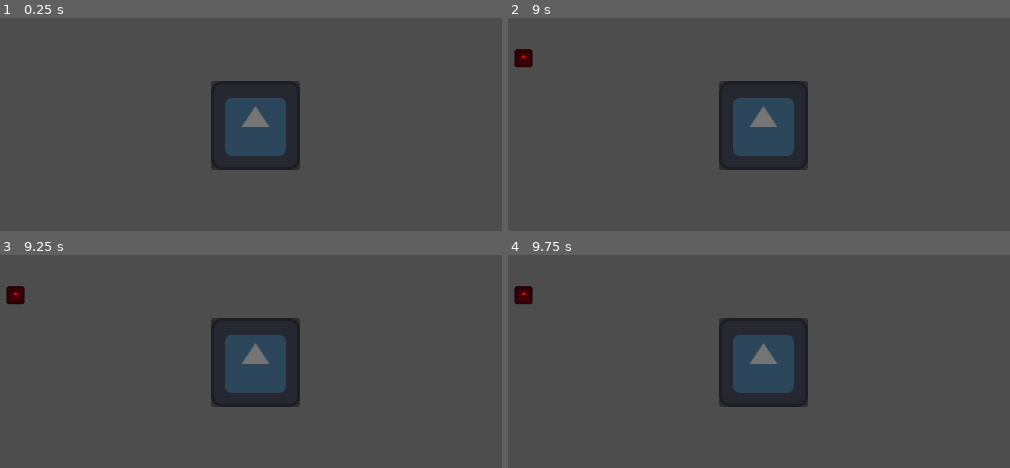
Above: before the commit, frames 1-4 (two rows, left to right).
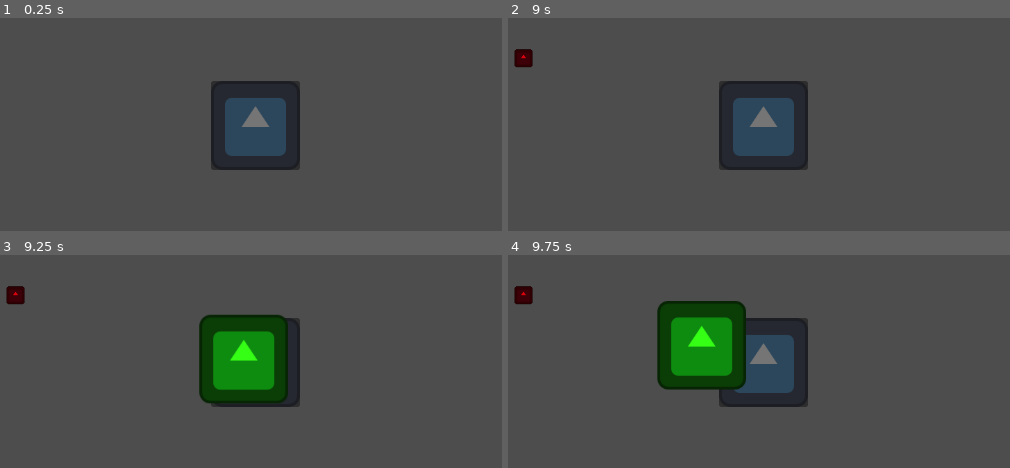
Above: after the commit, the same moments.

Repository: phillipswanepoel/rally
Game: Godot game, scene res://Spawner.tscn
Two runs of this game, one before a commit and one after it. Both use one fixed random seed, a clock stepped at 60 frames per second and the inputs below. This scene is started directly instead of the project's main scene. The engine's default icon, where the game draws it, is replaced by a stand-in: a white triangle on a blue panel in a dark square.
Inputs (mouse positions are in pixels of both pictures, inside the frame that each line leads up to):
- Up to frame 1 (0.25 s): no input
- Up to frame 2 (9 s): click (764, 124) at 0.5 s; click (764, 124) at 1.25 s; click (764, 124) at 2 s; tap Enter at 2.75, 4.25, 5.75 s; move the mouse to (939, 103) at 2.77 s; press the mouse at (939, 103) at 2.78 s; tap Space at 3.5, 5, 6.5 s; move the mouse to (603, 147) at 3.52 s; release the mouse at (603, 147) at 3.53 s; click (603, 147) at 3.6 s; move the mouse to (844, 26) at 4.27 s; press the mouse at (844, 26) at 4.28 s; move the mouse to (723, 216) at 5.02 s; release the mouse at (723, 216) at 5.03 s; click (723, 216) at 5.1 s; move the mouse to (1004, 192) at 5.77 s; press the mouse at (1004, 192) at 5.78 s; move the mouse to (523, 58) at 6.52 s; release the mouse at (523, 58) at 6.53 s; click (523, 58) at 6.6 s; move the mouse to (804, 124) at 7.27 s; press the mouse at (804, 124) at 7.28 s; move the mouse to (outside the picture) at 8.02 s; release the mouse at (outside the picture) at 8.03 s; click (outside the picture) at 8.1 s; move the mouse to (939, 103) at 8.77 s; press the mouse at (939, 103) at 8.78 s
- Up to frame 3 (9.25 s): no input
- Up to frame 4 (9.75 s): move the mouse to (603, 384) at 9.52 s; release the mouse at (603, 384) at 9.53 s; click (603, 384) at 9.6 s

Frames 1-2 are identical in both runs. In frame 3, 7.2% of the frame differs, in the area x 39-58%, y 28-70%; in frame 4, 7.3%, in the area x 29-48%, y 21-64%.

Commit message:
mobs and spawner

Diff:
--- a/Mob.tscn
+++ b/Mob.tscn
@@ -1,3 +1,11 @@
 [gd_scene format=3 uid="uid://p7rwiehfxqxn"]
 
+[ext_resource type="Texture2D" uid="uid://ct078edwe36bi" path="res://icon.svg" id="1_584jx"]
+[ext_resource type="Script" uid="uid://dbr4qqdtgp1tp" path="res://mob.gd" id="1_r6b5h"]
+
 [node name="Mob" type="Node2D" unique_id=1369015231]
+script = ExtResource("1_r6b5h")
+
+[node name="Sprite2D" type="Sprite2D" parent="." unique_id=32278257]
+modulate = Color(0.20392157, 1, 0.08235294, 1)
+texture = ExtResource("1_584jx")
--- a/Spawner.tscn
+++ b/Spawner.tscn
@@ -3,15 +3,14 @@
 [ext_resource type="Script" uid="uid://y4tr3yvjp7qi" path="res://spawner.gd" id="1_mimr8"]
 [ext_resource type="Texture2D" uid="uid://ct078edwe36bi" path="res://icon.svg" id="2_gnend"]
 
-[sub_resource type="Curve2D" id="Curve2D_gnend"]
-
-[node name="Spawner" type="Node2D" unique_id=790367624]
+[node name="Spawner" type="Node2D" unique_id=790367624 node_paths=PackedStringArray("mob")]
 script = ExtResource("1_mimr8")
+mob = NodePath("")
 
 [node name="Sprite2D" type="Sprite2D" parent="." unique_id=1580750449]
 texture = ExtResource("2_gnend")
 
-[node name="Timer" type="Timer" parent="." unique_id=549303291]
+[node name="SpawnTimer" type="Timer" parent="." unique_id=549303291]
 
 [node name="Button" type="Button" parent="." unique_id=783487779]
 offset_left = -64.0
@@ -23,13 +22,12 @@
 
 [node name="Camera2D" type="Camera2D" parent="." unique_id=689788839]
 
-[node name="RallyPath" type="Path2D" parent="." unique_id=577293727]
-curve = SubResource("Curve2D_gnend")
-
 [node name="RallyMarker" type="Sprite2D" parent="." unique_id=853267566]
 visible = false
 self_modulate = Color(0.85585207, 0, 0.04960934, 1)
 scale = Vector2(0.2, 0.2)
 texture = ExtResource("2_gnend")
 
+[node name="Mobs" type="Node" parent="." unique_id=1883598846]
+
 [connection signal="pressed" from="Button" to="." method="_on_button_pressed"]
--- /dev/null
+++ b/mob.gd
@@ -0,0 +1,26 @@
+extends Node2D
+class_name Mob
+
+@export var mob_type: MobDatabase.MobType
+
+var stats: MobData
+var current_health: float
+var current_target: Vector2
+
+func _ready() -> void:
+	add_to_group("mobs")
+	initialize_stats()
+
+func initialize_stats() -> void:
+	stats = MobDatabase.database[mob_type].duplicate()
+	current_health = stats.max_health
+
+static func create(p_type: MobDatabase.MobType) -> Mob:
+	var scene = load("res://mob.tscn")
+	var mob = scene.instantiate() as Mob
+	mob.mob_type = p_type
+	return mob
+
+func _process(delta: float) -> void:
+	if current_target:
+		global_position = global_position.move_toward(current_target, stats.speed * delta * 10)
--- /dev/null
+++ b/mob_data.gd
@@ -0,0 +1,13 @@
+extends Resource
+class_name MobData
+
+@export var max_health: float = 100.0
+@export var speed: float = 150.0
+@export var attack_damage: float = 10.0
+
+static func create(p_max_health: float, p_speed: float, p_attack_damage: float) -> MobData:
+	var mob_data = MobData.new()
+	mob_data.max_health = p_max_health
+	mob_data.speed = p_speed
+	mob_data.attack_damage = p_attack_damage
+	return mob_data
--- /dev/null
+++ b/mob_database.gd
@@ -0,0 +1,14 @@
+extends Resource
+class_name MobDatabase
+
+enum MobType {
+	SOLDIER,
+	ROGUE,
+	WIZARD
+}
+
+static var database: Dictionary[MobType, MobData] = {
+	MobType.SOLDIER: MobData.create(50.0, 15.0, 10.0),
+	MobType.ROGUE: MobData.create(40.0, 25.0, 5.0),
+	MobType.WIZARD: MobData.create(30.0, 10.0, 15.0)
+}
--- a/spawner.gd
+++ b/spawner.gd
@@ -1,4 +1,15 @@
 extends Node2D
+
+@export var spawn_interval: float = 2.5
+@export var mob_type: MobDatabase.MobType
+var spawning: bool = false
+
+func _on_spawn_timer_timeout() -> void:
+	if spawning:
+		spawn_mob(mob_type)
+
+func _ready() -> void:
+	$SpawnTimer.timeout.connect(_on_spawn_timer_timeout)
 
 # TODO: minimum bound from spawner size/rect
 func _on_button_pressed() -> void:
@@ -10,13 +21,15 @@
 	add_child(rally_line)
 
 @onready var rally_marker := $RallyMarker
-@onready var rally_path := $RallyPath
-
 func _on_rally_set(p: Vector2) -> void:
 	rally_marker.position = p
 	rally_marker.visible = true
+	spawning = true
+	$SpawnTimer.start(spawn_interval)
 
-	var c := Curve2D.new()
-	c.add_point(position)
-	c.add_point(p)
-	rally_path.curve = c
+@onready var mobs := $Mobs
+func spawn_mob(type: MobDatabase.MobType) -> void:
+	var new_mob: Mob = Mob.create(type)
+	if rally_marker:
+		new_mob.current_target = rally_marker.position
+	mobs.add_child(new_mob)
Not shown, added: mob.gd.uid
Not shown, added: mob_data.gd.uid
Not shown, added: mob_database.gd.uid
Renamed: rallyline.gd -> rally_line.gd
Renamed: rallyline.gd.uid -> rally_line.gd.uid
Not shown, added: style_guide.md
